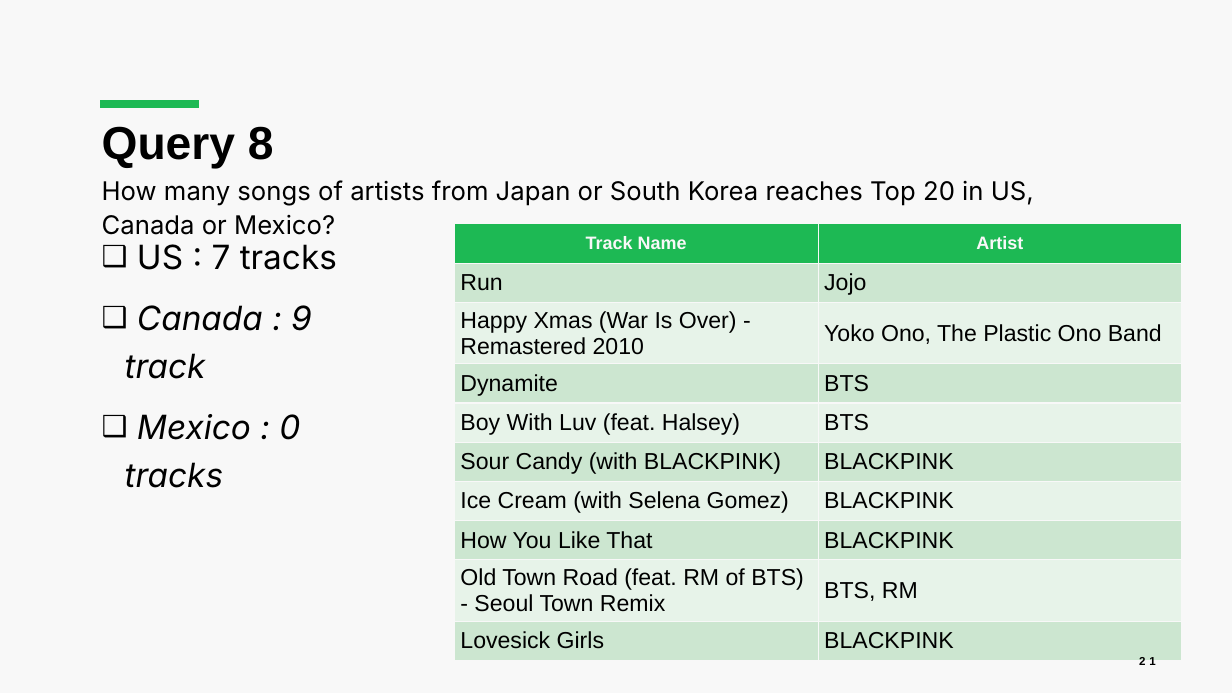
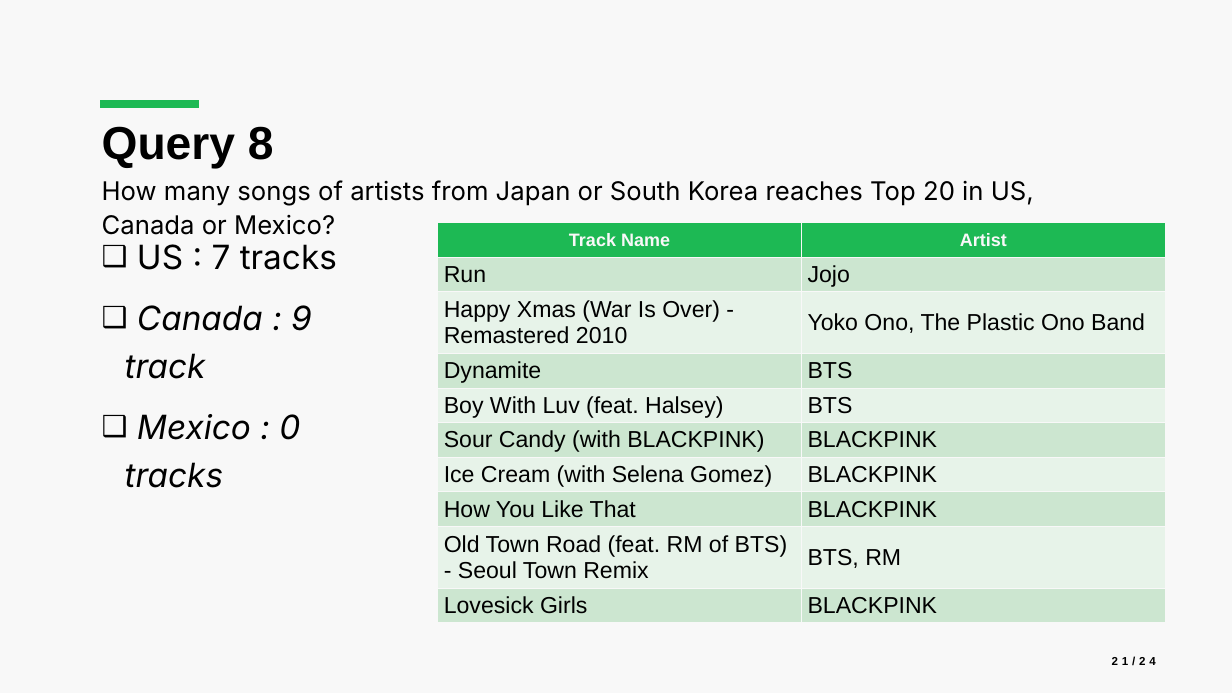
Before and after one commit to luca-martinelli-09/spotify-lod, a slide deck: slide 21 of Spotify_Presentation.pptx. Drawn at 1232x693 pixels with LibreOffice and Linux fonts; fonts in the diff are those of the drawing. Boxes give left, top, right and bottom in pixels: in the first picture for what was removed or moved away, otherwise in the second. Text is boxed around its words. In the diff, an @@ line names an element or a change of style, - is before the commit and + after.

Commit message:
update slides

```diff
--- a/Spotify_Presentation.pptx
+++ b/Spotify_Presentation.pptx
@@ table: place and size @@
-table at [455,224,1183,661]
+table at [438,223,1166,623]
@@ page number at [1112,656,1156,666]: text changed @@
-21
+21/24
```
Also in this commit, not shown: 9 other slides changed, 2 other files.
